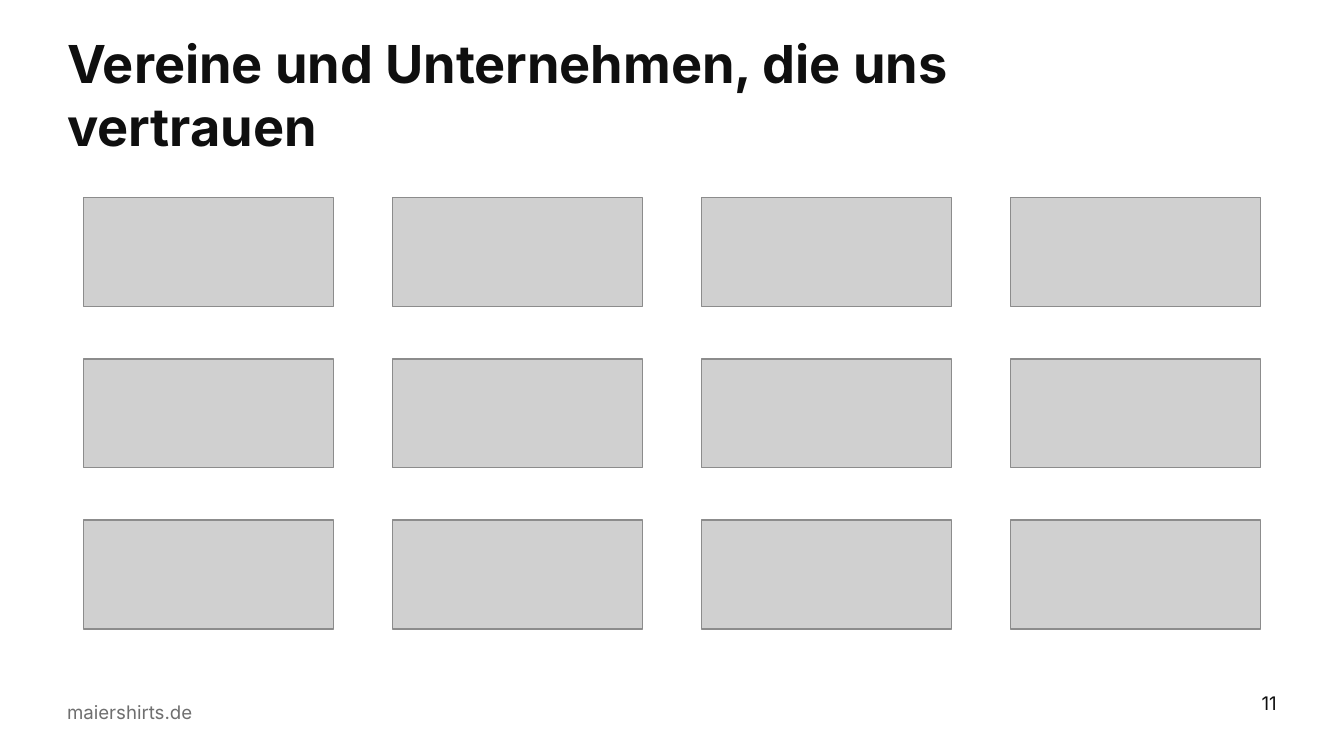
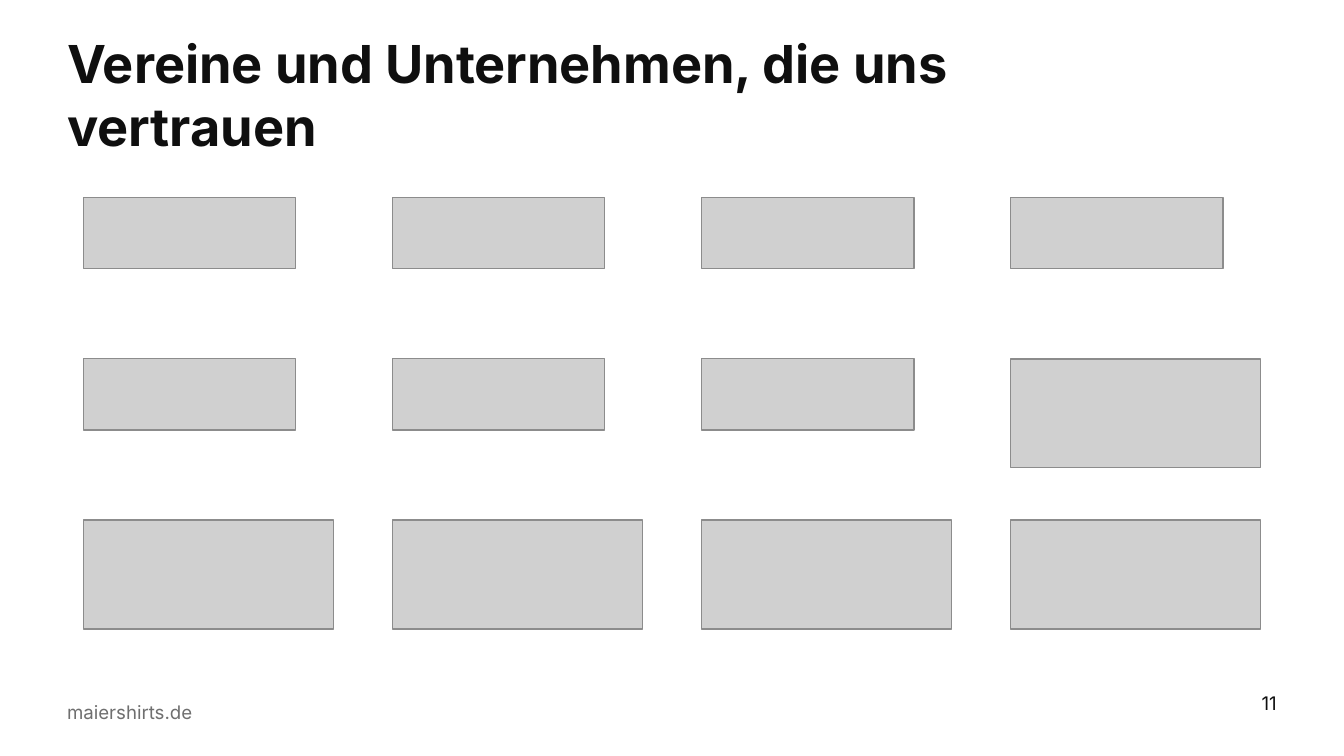
Before and after one commit to sm6161-eng/lexware-angebot-tool, a slide deck: slide 11 of presentation/dist/Maiershirts_Master.potx. Drawn at 1344x756 pixels with LibreOffice and Linux fonts; fonts in the diff are those of the drawing; grey boxes stand for pictures; background and template pictures are left out. Boxes give left, top, right and bottom in pixels: in the first picture for what was removed or moved away, otherwise in the second. Text is boxed around its words. In the diff, an @@ line names an element or a change of style, - is before the commit and + after.

```diff
--- a/presentation/dist/Maiershirts_Master.potx
+++ b/presentation/dist/Maiershirts_Master.potx
@@ picture: place and size @@
-picture at <box>83,198,333,306</box>
+picture at <box>83,198,296,269</box>
@@ picture: place and size @@
-picture at <box>392,198,642,306</box>
+picture at <box>392,198,605,269</box>
@@ picture: place and size @@
-picture at <box>702,198,952,306</box>
+picture at <box>702,198,914,269</box>
@@ picture: place and size @@
-picture at <box>1011,198,1261,306</box>
+picture at <box>1011,198,1223,269</box>
@@ picture: place and size @@
-picture at <box>83,359,333,468</box>
+picture at <box>83,359,296,430</box>
@@ picture: place and size @@
-picture at <box>392,359,642,468</box>
+picture at <box>392,359,605,430</box>
@@ picture: place and size @@
-picture at <box>702,359,952,468</box>
+picture at <box>702,359,914,430</box>
```
Also in this commit, not shown: 9 other files.
